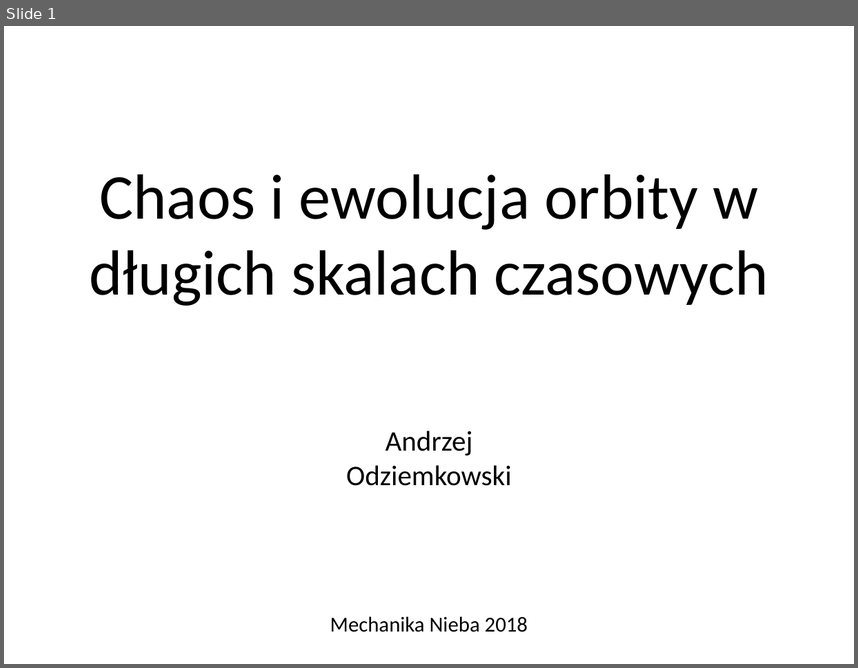
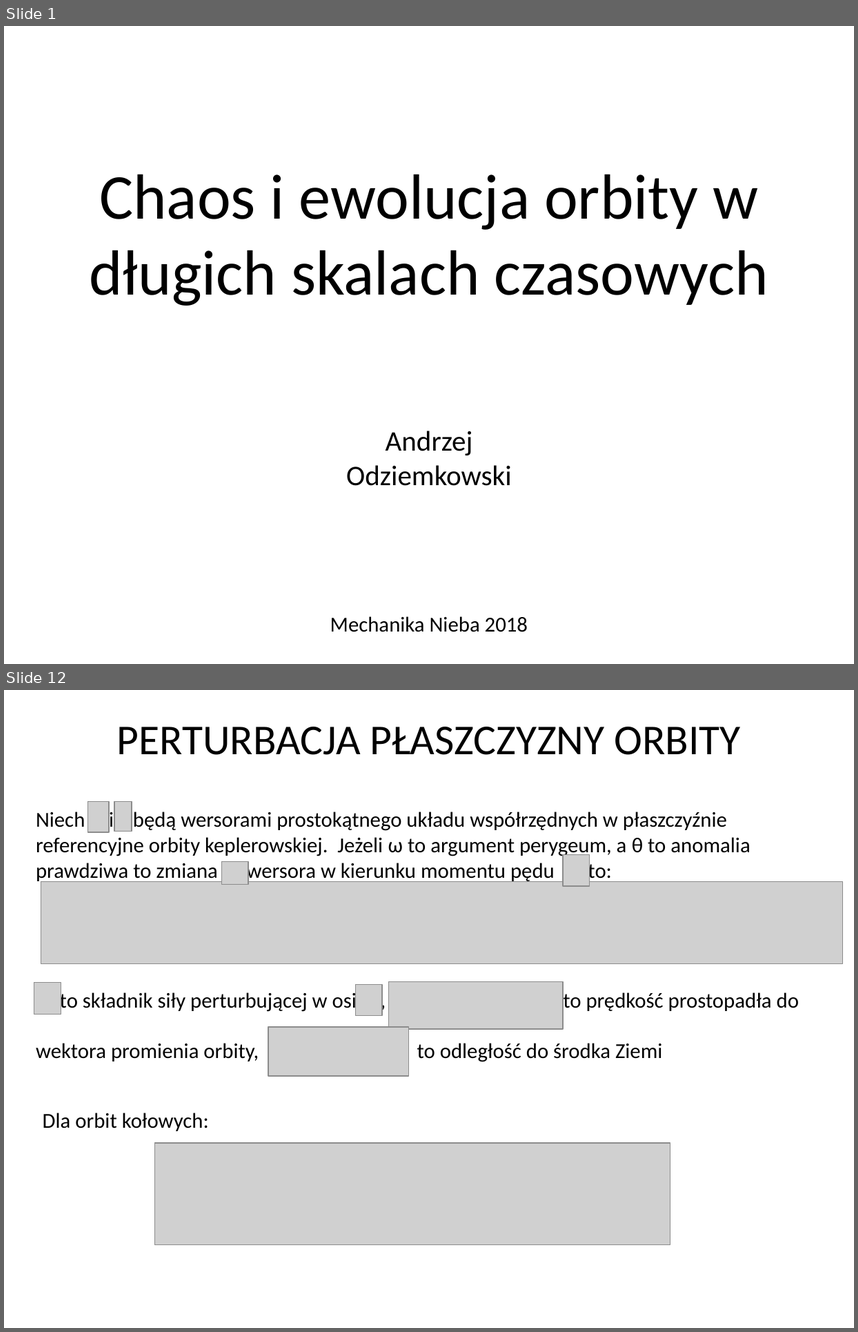
Before and after one commit to odziemkowski/Mechanika_nieba, a slide deck: Chaos i ewolucja orbity w długich skalach czasowych.pptx. Shown one above the other, each under a label of ours: slide 1 before the commit, slides 1 and 12 after it; the slides between them are not shown. The pictures are 858x668 and 858x1332 pixels, drawn with LibreOffice and Linux fonts; fonts in the diff are those of the drawing; grey boxes stand for pictures. Boxes give left, top, right and bottom in pixels: in the first picture for what was removed or moved away, otherwise in the second. Text is boxed around its words. In the diff, an @@ line names an element or a change of style, - is before the commit and + after.

```diff
--- a/Chaos i ewolucja orbity w długich skalach czasowych.pptx
+++ b/Chaos i ewolucja orbity w długich skalach czasowych.pptx
@@ slide 12 added at [4,690,854,1328], background #FFFFFF @@
@@ text added at [117,727,740,755], 36 pt, text #000000 @@
+PERTURBACJA PŁASZCZYZNY ORBITY
@@ text added at [36,809,750,883], 18 pt, text #000000 @@
+Niech i będą wersorami prostokątnego układu współrzędnych w płaszczyźnie referencyjne orbity keplerowskiej. Jeżeli ω to argument perygeum, a θ to anomalia prawdziwa to zmiana wersora w kierunku momentu pędu to:
@@ picture added at [87,801,109,832] @@
@@ picture added at [114,801,132,831] @@
@@ picture added at [562,855,589,887] @@
@@ picture added at [221,862,248,884] @@
@@ picture added at [41,881,843,963] @@
@@ picture added at [34,983,60,1015] @@
@@ text added at [60,989,799,1062], 18 pt, text #000000 @@
+to składnik siły perturbującej w osi , to prędkość prostopadła do
+wektora promienia orbity, to odległość do środka Ziemi
@@ picture added at [355,984,381,1016] @@
@@ picture added at [389,982,564,1029] @@
@@ picture added at [268,1027,408,1076] @@
@@ text added at [43,1112,209,1131], 18 pt, text #000000 @@
+Dla orbit kołowych:
@@ picture added at [154,1142,670,1244] @@
```
Also in this commit, not shown: 12 other slides added.
